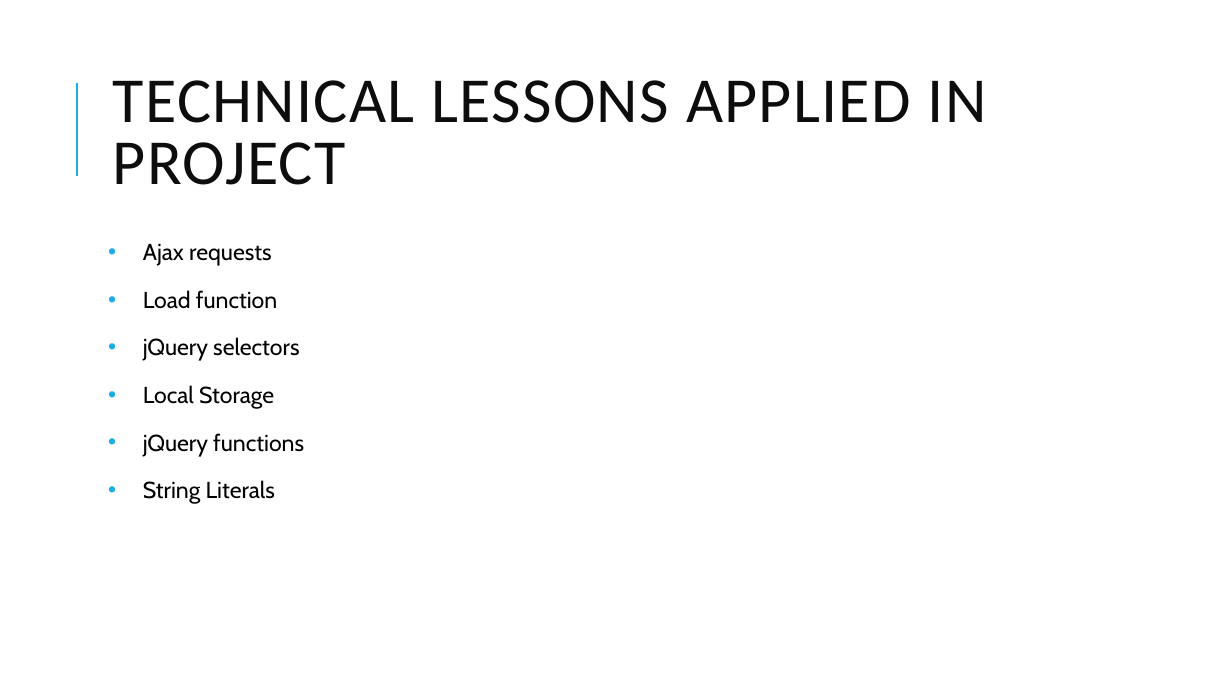
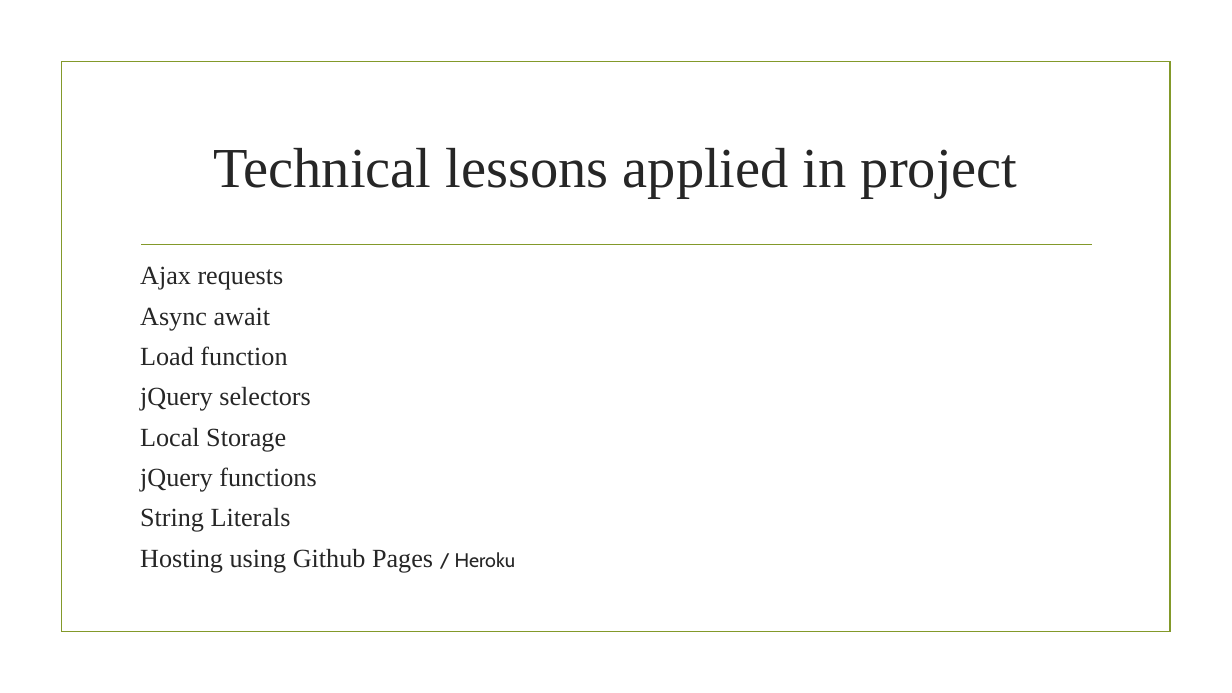
Before and after one commit to davidadey000/codeavenue, a slide deck: slide 8 of documentation/final_project_presentation.pptx (slide 7 before the commit). Drawn at 1232x693 pixels with LibreOffice and Linux fonts; fonts in the diff are those of the drawing; background and template pictures are left out. Boxes give left, top, right and bottom in pixels: in the first picture for what was removed or moved away, otherwise in the second. Text is boxed around its words. In the diff, an @@ line names an element or a change of style, - is before the commit and + after.

```diff
--- a/documentation/final_project_presentation.pptx
+++ b/documentation/final_project_presentation.pptx
@@ rectangle added at box(61, 62, 1170, 632), outline #83992A 1.25 pt @@
@@ line removed from (77, 176) to (77, 83) @@
@@ title at box(213, 148, 1018, 198): text changed; size 50 to 44 pt; font Calibri to Times New Roman; text colour #0D0D0D to #262626 @@
-TECHNICAL LESSONS APPLIED IN PROJECT
+Technical lessons applied in project
@@ text "Ajax requests": place and size @@
-text "Ajax requests" at box(143, 244, 304, 504)
+text "Ajax requests" at box(140, 266, 516, 573)
@@ text at box(140, 266, 316, 532): size 18 to 20.4 pt, font Cabin to Times New Roman, text colour #000000 to #262626 in "Ajax requests", "Load function", "jQuery selectors", "Local Storage" and 2 more places; bullet • to none; line spacing 1.07 to 0.87; less space between paragraphs @@
@@ line added from (141, 245) to (1092, 245), #83992A 1.25 pt @@
@@ text at box(140, 307, 271, 331): paragraph added @@
+Async await
@@ text at box(140, 549, 516, 573): paragraph added @@
+Hosting using Github Pages / Heroku
```
Also in this commit, not shown: 9 other slides changed, 2 slides added, 1 slide removed, 3 other files.
